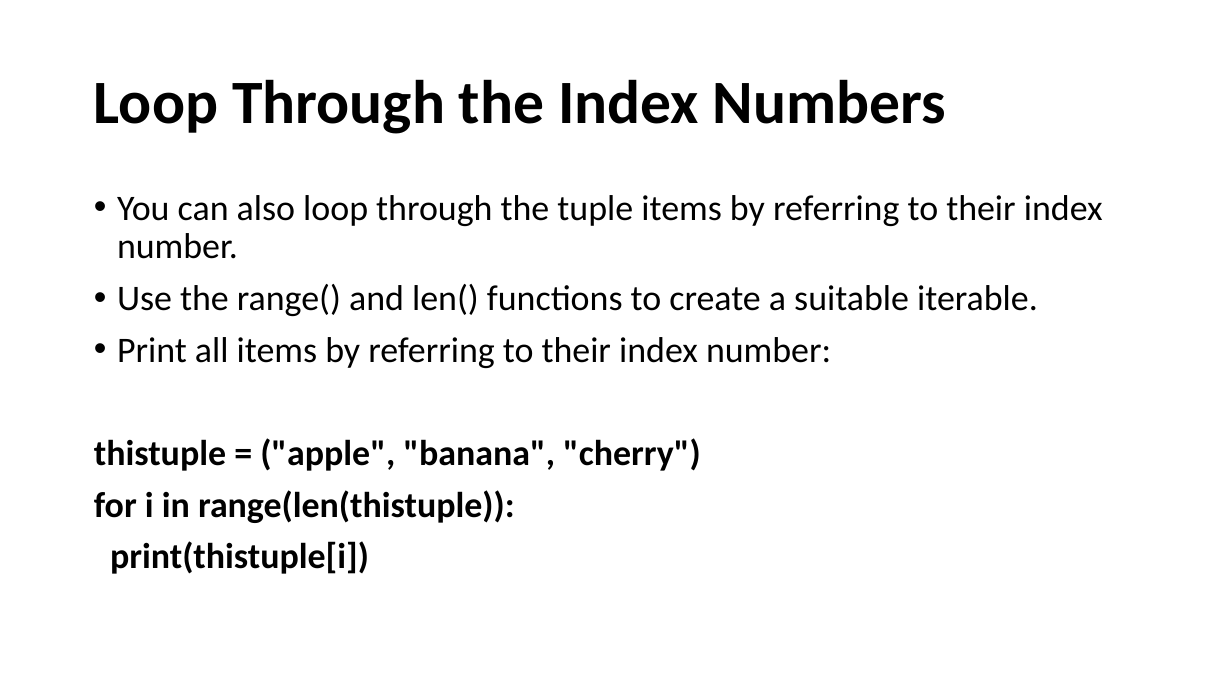
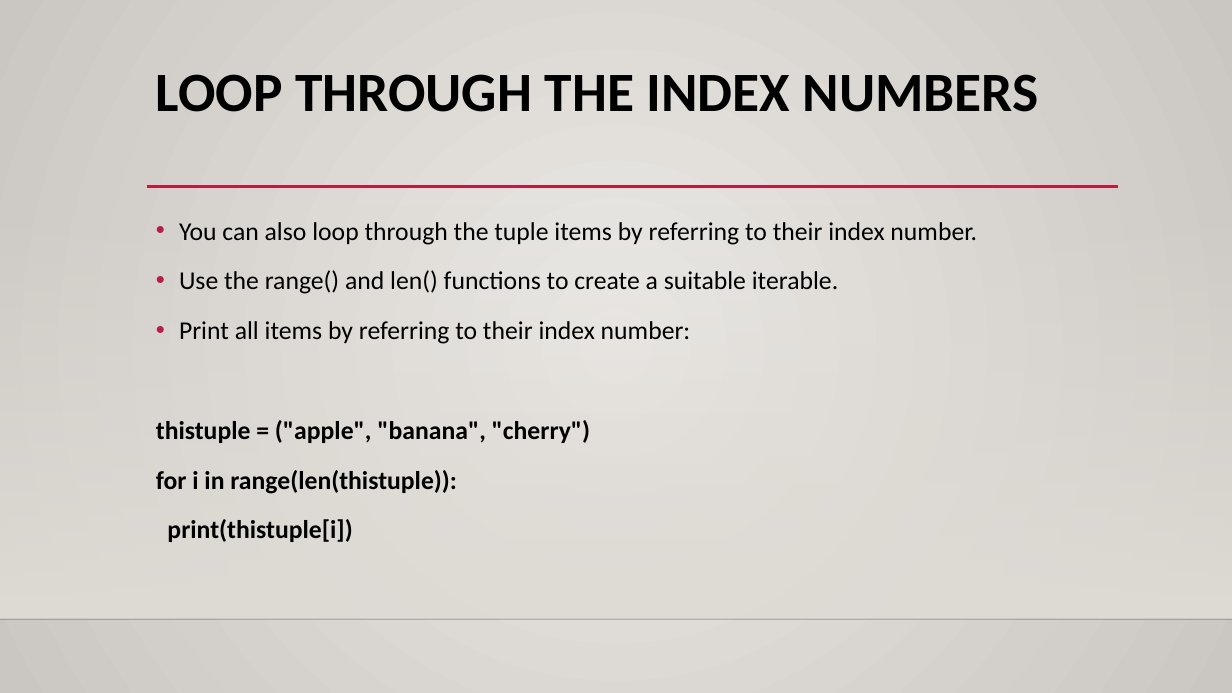
Before and after one commit to Gurpal-saghi-9/Python, a slide deck: slide 26 of PDF's Images/Python Tuples.pptx. Drawn at 1232x693 pixels with LibreOffice and Linux fonts; fonts in the diff are those of the drawing; background and template pictures are left out. Boxes give left, top, right and bottom in pixels: in the first picture for what was removed or moved away, otherwise in the second. Text is boxed around its words. In the diff, an @@ line names an element or a change of style, - is before the commit and + after.

```diff
--- a/PDF's Images/Python Tuples.pptx
+++ b/PDF's Images/Python Tuples.pptx
@@ background #FFFFFF to gradient #ECEAE7 to #CAC7C1 @@
@@ title "LOOP THROUGH THE INDEX NUMBERS" at bbox=[156, 74, 1039, 112]: vertical alignment middle to top @@
@@ title at bbox=[156, 74, 1039, 112]: text changed; size 48 to 43.2 pt @@
-Loop Through the Index Numbers
+LOOP THROUGH THE INDEX NUMBERS
@@ rectangle added at bbox=[0, 204, 1232, 619], fill gradient #DFDBD5 @@
@@ text "You can also loop through ...": place and size @@
-text "You can also loop through ..." at bbox=[94, 195, 1103, 574]
+text "You can also loop through ..." at bbox=[156, 222, 977, 542]
@@ text "You can also loop through ..." at bbox=[156, 222, 977, 542]: size 28 to 20 pt; line spacing 0.9 to 1.2 @@
@@ line added from (147, 187) to (1118, 187), #B71E42 2.5 pt @@
@@ line added from (0, 619) to (1232, 619), #000001 1 pt @@
```
Also in this commit, not shown: 31 other slides changed, 3 other files.
